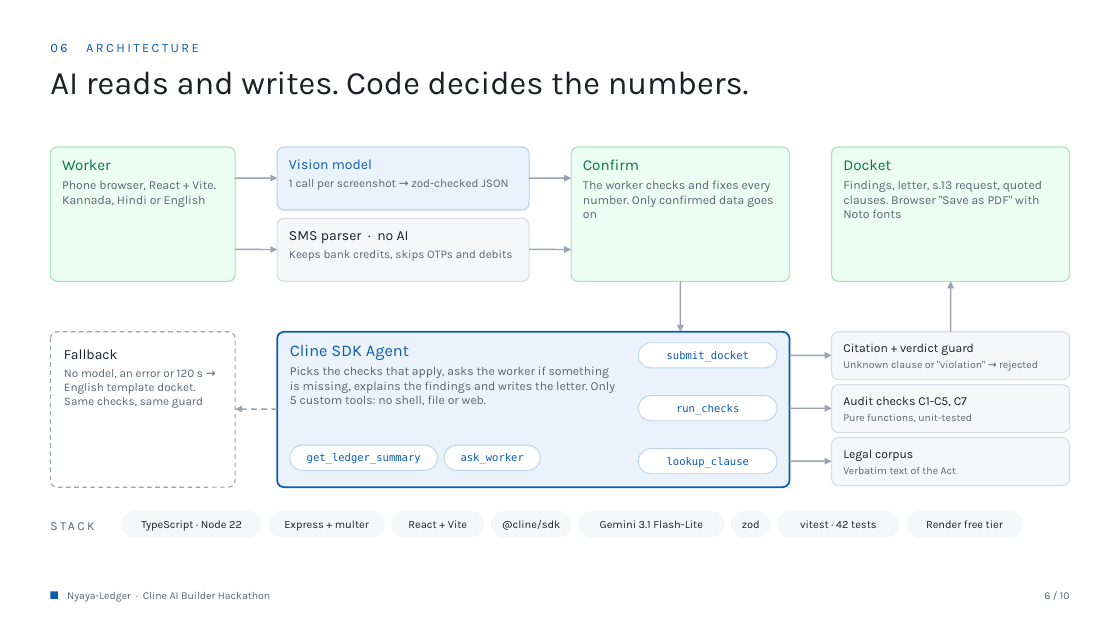
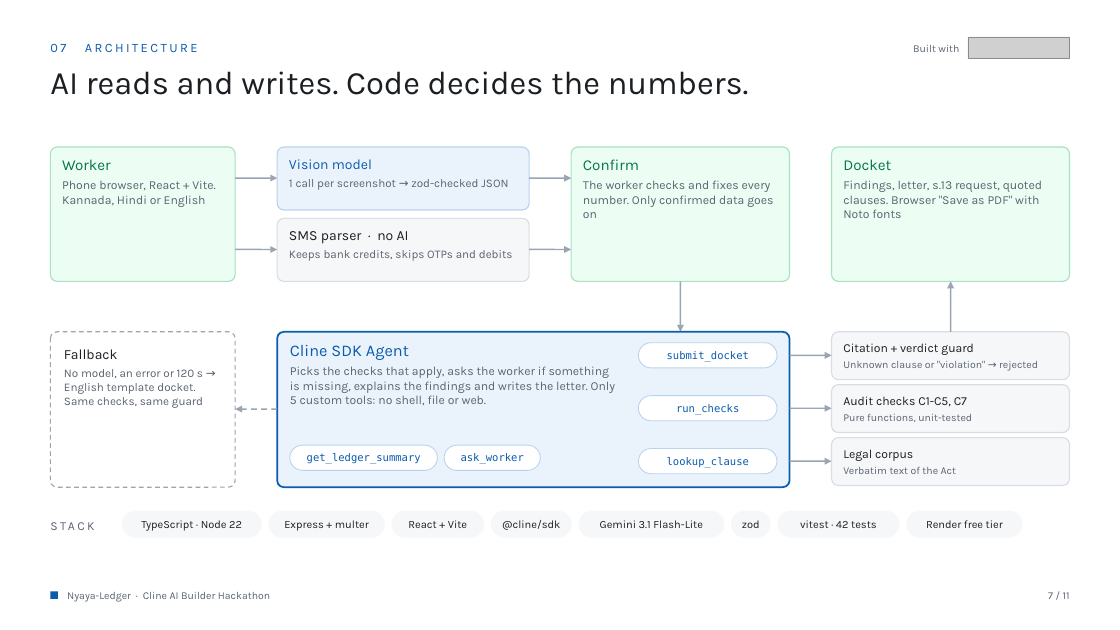
Before and after one commit to devanshjangid2005/nyaya-ledger, a slide deck: slide 7 of docs/Nyaya-Ledger.pptx (slide 6 before the commit). Drawn at 1120x630 pixels with LibreOffice and Linux fonts; fonts in the diff are those of the drawing; grey boxes stand for pictures. Boxes give left, top, right and bottom in pixels: in the first picture for what was removed or moved away, otherwise in the second. Text is boxed around its words. In the diff, an @@ line names an element or a change of style, - is before the commit and + after.

```diff
--- a/docs/Nyaya-Ledger.pptx
+++ b/docs/Nyaya-Ledger.pptx
@@ text at [50, 44, 198, 52]: text changed @@
-06 ARCHITECTURE
+07 ARCHITECTURE
@@ text added at [913, 45, 959, 52], 9 pt, text #5B6470 @@
+Built with
@@ picture added at [968, 37, 1070, 59] @@
@@ text at [1048, 592, 1070, 599]: text changed @@
-6 / 10
+7 / 11
```
Also in this commit, not shown: 9 other slides changed, 1 slide added, 17 other files.
